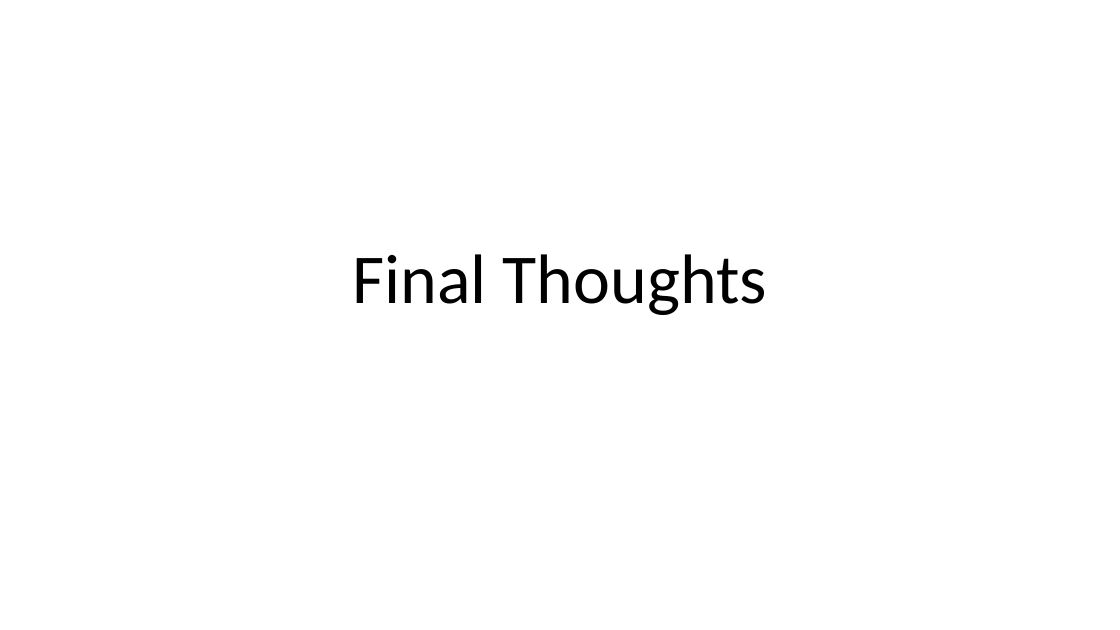
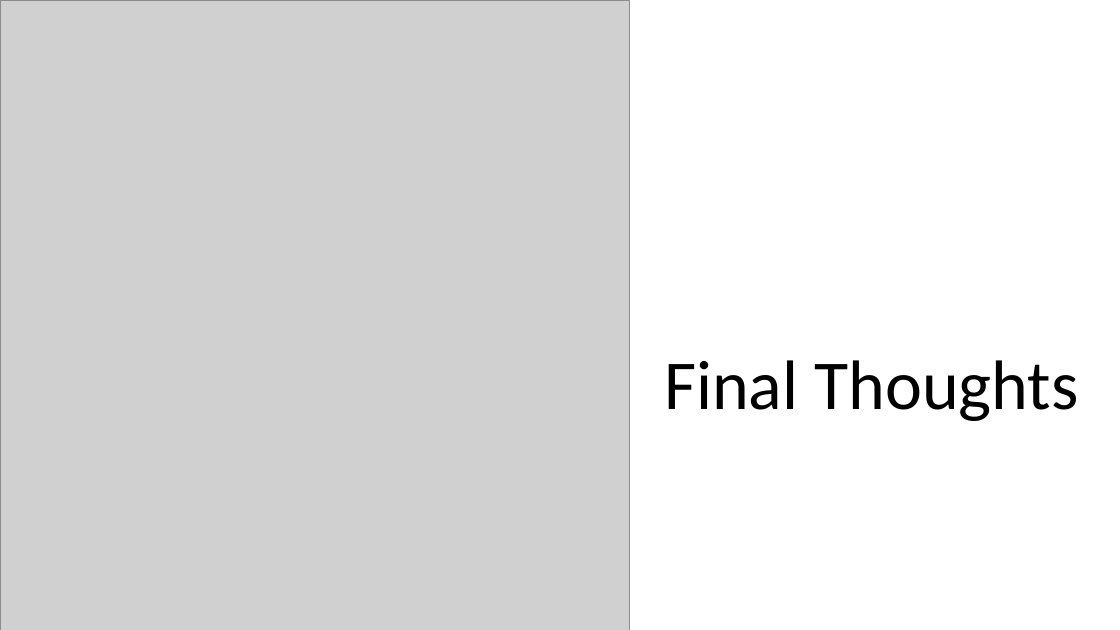
Before and after one commit to RHIT-CSSE/csse304, a slide deck: slide 1 of ClassMaterials/ExamPreview/Final Thoughts.pptm. Drawn at 1120x630 pixels with LibreOffice and Linux fonts; fonts in the diff are those of the drawing; grey boxes stand for pictures. Boxes give left, top, right and bottom in pixels: in the first picture for what was removed or moved away, otherwise in the second. Text is boxed around its words. In the diff, an @@ line names an element or a change of style, - is before the commit and + after.

Commit message:
final thoughts

```diff
--- a/ClassMaterials/ExamPreview/Final Thoughts.pptm
+++ b/ClassMaterials/ExamPreview/Final Thoughts.pptm
@@ picture added at <box>0,0,630,630</box> @@
@@ title "Final Thoughts": place and size @@
-title "Final Thoughts" at <box>353,254,767,315</box>
+title "Final Thoughts" at <box>664,360,1078,421</box>
```
Also in this commit, not shown: 2 other slides changed, 1 other file.
